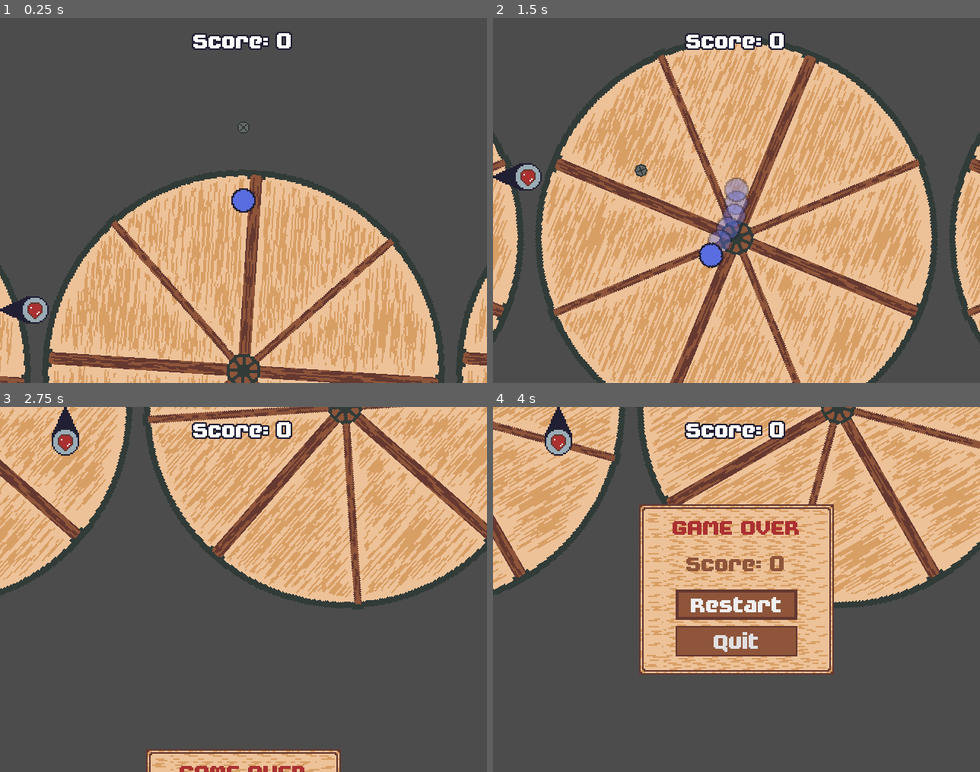
Above: before the commit, frames 1-4 (two rows, left to right).
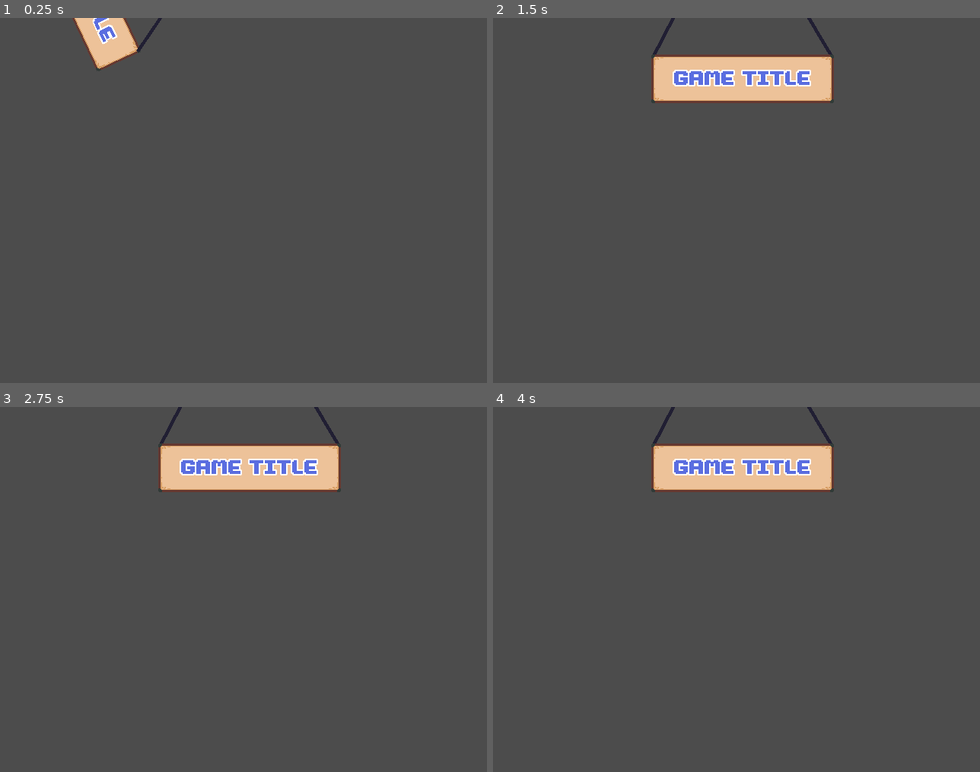
Above: after the commit, the same moments.

Repository: svntax/LD47-StuckInALoop
Game: Godot game, scene res://Main.tscn
Same seed, same stepped clock (60 frames per second), same inputs: the game is played once before the commit and once after it. Before the commit the project starts from res://Stages/Stage01.tscn.
Inputs (mouse positions are in pixels of both pictures, inside the frame that each line leads up to):
- Up to frame 1 (0.25 s): no input
- Up to frame 2 (1.5 s): move the mouse to (843, 182) at 0.52 s; click (843, 182) at 0.6 s; move the mouse to (639, 218) at 1.27 s; click (639, 218) at 1.35 s
- Up to frame 3 (2.75 s): move the mouse to (292, 509) at 2.02 s; click (292, 509) at 2.1 s
- Up to frame 4 (4 s): move the mouse to (712, 662) at 2.77 s; click (712, 662) at 2.85 s; click (736, 669) at 3.5 s, where only the run before the commit has a clickable "Restart"

The runs differ from the first frame. In frame 1, 44% of the frame differs, in the area x 0-100%, y 0-100%; in frame 2, 69%; in frame 3, 44%; in frame 4, 53%.

Commit message:
WIP title screen.

Diff:
--- a/Main.gd
+++ b/Main.gd
@@ -1,4 +1,25 @@
 extends Node2D
 
+onready var animation_player = $AnimationPlayer
+onready var intro_timer = $IntroTimer
+
+onready var cutscene_finished = false
+
 func _ready():
-	pass
+	animation_player.play("intro")
+	intro_timer.start()
+
+func _process(delta):
+	if Input.is_action_just_pressed("left_click"):
+		# Skip intro cutscene
+		intro_timer.stop()
+		cutscene_finished = true
+		animation_player.stop()
+		animation_player.play("normal")
+
+func _on_IntroTimer_timeout():
+	animation_player.play("intro_transition")
+	animation_player.queue("normal")
+
+func _on_AnimationPlayer_animation_finished(anim_name):
+	cutscene_finished = true
--- a/Main.tscn
+++ b/Main.tscn
@@ -1,9 +1,244 @@
-[gd_scene load_steps=2 format=2]
+[gd_scene load_steps=9 format=2]
 
 [ext_resource path="res://Main.gd" type="Script" id=1]
+[ext_resource path="res://GUI/FutilePro.ttf" type="DynamicFontData" id=2]
+[ext_resource path="res://GUI/wooden_ui_clean.png" type="Texture" id=3]
+
+[sub_resource type="RectangleShape2D" id=3]
+
+[sub_resource type="DynamicFont" id=1]
+outline_size = 1
+font_data = ExtResource( 2 )
+
+[sub_resource type="Animation" id=2]
+resource_name = "intro"
+tracks/0/type = "value"
+tracks/0/path = NodePath("TitleRoot:visible")
+tracks/0/interp = 1
+tracks/0/loop_wrap = true
+tracks/0/imported = false
+tracks/0/enabled = true
+tracks/0/keys = {
+"times": PoolRealArray( 0 ),
+"transitions": PoolRealArray( 1 ),
+"update": 1,
+"values": [ false ]
+}
+tracks/1/type = "value"
+tracks/1/path = NodePath("TitleRootIntro:visible")
+tracks/1/interp = 1
+tracks/1/loop_wrap = true
+tracks/1/imported = false
+tracks/1/enabled = true
+tracks/1/keys = {
+"times": PoolRealArray( 0 ),
+"transitions": PoolRealArray( 1 ),
+"update": 1,
+"values": [ true ]
+}
+tracks/2/type = "value"
+tracks/2/path = NodePath("FadeRect:color")
+tracks/2/interp = 1
+tracks/2/loop_wrap = true
+tracks/2/imported = false
+tracks/2/enabled = true
+tracks/2/keys = {
+"times": PoolRealArray( 0 ),
+"transitions": PoolRealArray( 1 ),
+"update": 0,
+"values": [ Color( 1, 1, 1, 0 ) ]
+}
+tracks/3/type = "value"
+tracks/3/path = NodePath("TitleRootIntro:rotation_degrees")
+tracks/3/interp = 1
+tracks/3/loop_wrap = true
+tracks/3/imported = false
+tracks/3/enabled = true
+tracks/3/keys = {
+"times": PoolRealArray( 0 ),
+"transitions": PoolRealArray( 1 ),
+"update": 0,
+"values": [ 75.0 ]
+}
+
+[sub_resource type="Animation" id=5]
+resource_name = "intro_transition"
+length = 1.7
+tracks/0/type = "value"
+tracks/0/path = NodePath("FadeRect:color")
+tracks/0/interp = 1
+tracks/0/loop_wrap = true
+tracks/0/imported = false
+tracks/0/enabled = true
+tracks/0/keys = {
+"times": PoolRealArray( 0, 1.2, 1.7 ),
+"transitions": PoolRealArray( 1, 1, 1 ),
+"update": 0,
+"values": [ Color( 1, 1, 1, 0 ), Color( 1, 1, 1, 1 ), Color( 1, 1, 1, 1 ) ]
+}
+
+[sub_resource type="Animation" id=4]
+resource_name = "normal"
+length = 0.1
+tracks/0/type = "value"
+tracks/0/path = NodePath("TitleRootIntro:visible")
+tracks/0/interp = 1
+tracks/0/loop_wrap = true
+tracks/0/imported = false
+tracks/0/enabled = true
+tracks/0/keys = {
+"times": PoolRealArray( 0 ),
+"transitions": PoolRealArray( 1 ),
+"update": 1,
+"values": [ false ]
+}
+tracks/1/type = "value"
+tracks/1/path = NodePath("TitleRoot:visible")
+tracks/1/interp = 1
+tracks/1/loop_wrap = true
+tracks/1/imported = false
+tracks/1/enabled = true
+tracks/1/keys = {
+"times": PoolRealArray( 0 ),
+"transitions": PoolRealArray( 1 ),
+"update": 1,
+"values": [ true ]
+}
+tracks/2/type = "value"
+tracks/2/path = NodePath("FadeRect:color")
+tracks/2/interp = 1
+tracks/2/loop_wrap = true
+tracks/2/imported = false
+tracks/2/enabled = true
+tracks/2/keys = {
+"times": PoolRealArray( 0 ),
+"transitions": PoolRealArray( 1 ),
+"update": 0,
+"values": [ Color( 1, 1, 1, 0 ) ]
+}
 
 [node name="Main" type="Node2D"]
 script = ExtResource( 1 )
 __meta__ = {
 "_edit_lock_": true
 }
+
+[node name="TitleRootIntro" type="Node2D" parent="."]
+position = Vector2( 160, -80 )
+rotation = 1.309
+
+[node name="RigidBody2D" type="RigidBody2D" parent="TitleRootIntro"]
+position = Vector2( 0, 120 )
+gravity_scale = 9.0
+linear_damp = 2.0
+
+[node name="CollisionShape2D" type="CollisionShape2D" parent="TitleRootIntro/RigidBody2D"]
+shape = SubResource( 3 )
+
+[node name="TitleBg2" type="NinePatchRect" parent="TitleRootIntro/RigidBody2D"]
+margin_left = -56.0
+margin_top = -16.0
+margin_right = 64.0
+margin_bottom = 16.0
+texture = ExtResource( 3 )
+patch_margin_left = 16
+patch_margin_top = 16
+patch_margin_right = 16
+patch_margin_bottom = 16
+__meta__ = {
+"_edit_use_anchors_": false
+}
+
+[node name="Title2" type="Label" parent="TitleRootIntro/RigidBody2D"]
+margin_left = -56.0
+margin_top = -8.0
+margin_right = 64.0
+margin_bottom = 24.0
+custom_fonts/font = SubResource( 1 )
+custom_colors/font_color = Color( 0.356863, 0.431373, 0.882353, 1 )
+text = "GAME TITLE"
+align = 1
+__meta__ = {
+"_edit_use_anchors_": false
+}
+
+[node name="LeftLine2" type="Line2D" parent="TitleRootIntro/RigidBody2D"]
+position = Vector2( -7.00002, -120 )
+points = PoolVector2Array( -48, 106, 7, 0 )
+width = 2.0
+default_color = Color( 0.133333, 0.12549, 0.203922, 1 )
+
+[node name="RightLine2" type="Line2D" parent="TitleRootIntro/RigidBody2D"]
+position = Vector2( -1, -118 )
+points = PoolVector2Array( 1, -2, 64, 104 )
+width = 2.0
+default_color = Color( 0.133333, 0.12549, 0.203922, 1 )
+
+[node name="TitlePin" type="StaticBody2D" parent="."]
+position = Vector2( 160, -80 )
+
+[node name="PinJoint2D" type="PinJoint2D" parent="TitlePin"]
+node_a = NodePath("..")
+node_b = NodePath("../../TitleRootIntro/RigidBody2D")
+
+[node name="TitleRoot" type="Node2D" parent="."]
+visible = false
+position = Vector2( 160, -80 )
+
+[node name="LeftLine" type="Line2D" parent="TitleRoot"]
+position = Vector2( -7.00002, 0 )
+points = PoolVector2Array( -48, 106, 7, 0 )
+width = 2.0
+default_color = Color( 0.133333, 0.12549, 0.203922, 1 )
+
+[node name="RightLine" type="Line2D" parent="TitleRoot"]
+position = Vector2( -1, 2 )
+points = PoolVector2Array( 1, -2, 64, 104 )
+width = 2.0
+default_color = Color( 0.133333, 0.12549, 0.203922, 1 )
+
+[node name="TitleBg" type="NinePatchRect" parent="TitleRoot"]
+margin_left = -56.0
+margin_top = 104.0
+margin_right = 64.0
+margin_bottom = 136.0
+texture = ExtResource( 3 )
+patch_margin_left = 16
+patch_margin_top = 16
+patch_margin_right = 16
+patch_margin_bottom = 16
+__meta__ = {
+"_edit_use_anchors_": false
+}
+
+[node name="Title" type="Label" parent="TitleRoot"]
+margin_left = -56.0
+margin_top = 112.0
+margin_right = 64.0
+margin_bottom = 144.0
+custom_fonts/font = SubResource( 1 )
+custom_colors/font_color = Color( 0.356863, 0.431373, 0.882353, 1 )
+text = "GAME TITLE"
+align = 1
+__meta__ = {
+"_edit_use_anchors_": false
+}
+
+[node name="AnimationPlayer" type="AnimationPlayer" parent="."]
+anims/intro = SubResource( 2 )
+anims/intro_transition = SubResource( 5 )
+anims/normal = SubResource( 4 )
+
+[node name="IntroTimer" type="Timer" parent="."]
+wait_time = 4.5
+one_shot = true
+
+[node name="FadeRect" type="ColorRect" parent="."]
+margin_right = 320.0
+margin_bottom = 240.0
+color = Color( 1, 1, 1, 0 )
+__meta__ = {
+"_edit_use_anchors_": false
+}
+[connection signal="animation_finished" from="AnimationPlayer" to="." method="_on_AnimationPlayer_animation_finished"]
+[connection signal="timeout" from="IntroTimer" to="." method="_on_IntroTimer_timeout"]
--- a/Stages/Stage01.tscn
+++ b/Stages/Stage01.tscn
@@ -142,9 +142,4 @@
 [node name="RightBound" parent="MapBounds" index="3"]
 position = Vector2( 480, 0 )
 
-[node name="Score" parent="UI" index="0"]
-margin_top = 8.0
-margin_right = 320.0
-margin_bottom = 22.0
-
 [editable path="Player"]
--- a/project.godot
+++ b/project.godot
@@ -16,7 +16,7 @@
 [application]
 
 config/name="Ludum Dare 47"
-run/main_scene="res://Stages/Stage01.tscn"
+run/main_scene="res://Main.tscn"
 config/icon="res://icon.png"
 
 [autoload]
Binary file added: GUI/wooden_ui_clean.png
Not shown, added: GUI/wooden_ui_clean.png.import
